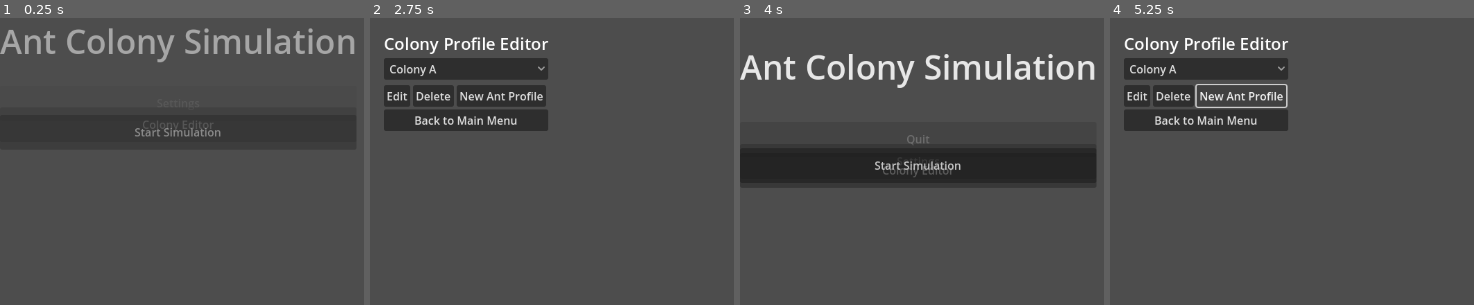
Above: before the commit, frames 1-4 (left to right).
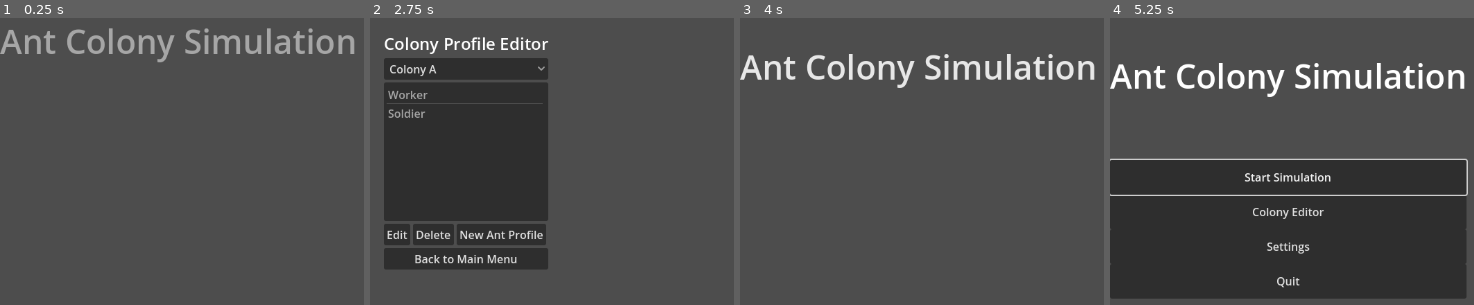
Above: after the commit, the same moments.

Repository: Ctharo/Ant-Colony-Simulation
Game: Godot game, scene res://main.tscn
Same seed, same stepped clock (60 frames per second), same inputs: the game is played once before the commit and once after it.
Inputs (mouse positions are in pixels of both pictures, inside the frame that each line leads up to):
- Up to frame 1 (0.25 s): no input
- Up to frame 2 (2.75 s): click (548, 181) at 0.5 s, where only the run before the commit has a clickable "Settings"; click "Settings" at 1.25 s; click "Colony Editor" at 2 s
- Up to frame 3 (4 s): click "Edit" at 2.75 s; click "Back to Main Menu" at 3.5 s
- Up to frame 4 (5.25 s): click "Colony Editor" at 4.25 s; click (1241, 95) at 5 s, where only the run before the commit has a clickable "New Ant Profile"

The runs differ from the first frame. In frame 1, 0.2% of the frame differs, in the area x 37-61%, y 38-42%; in frame 2, 22%; in frame 3, 12%; in frame 4, 59%, in the area x 0-99%, y 6-98%.

Commit message:
Some updates

Diff:
--- a/Data/DataManager.gd
+++ b/Data/DataManager.gd
@@ -89,12 +89,27 @@
 
 	save_data()
 
-func delete_ant_profile(colony_name: String, ant_name: String) -> void:
+func update_ant_profile(colony_name: String, updated_profile: Dictionary) -> void:
 	if colony_name in current_data["colonies"]:
 		var ant_profiles = current_data["colonies"][colony_name]["ant_profiles"]
-		ant_profiles = ant_profiles.filter(func(profile): return profile["name"] != ant_name)
-		current_data["colonies"][colony_name]["ant_profiles"] = ant_profiles
-		save_data()
+		var existing_index = ant_profiles.find(func(profile): return profile["name"] == updated_profile["name"])
+
+		if existing_index != -1:
+			ant_profiles[existing_index] = updated_profile
+			save_data()
+		else:
+			push_warning("Ant profile not found for updating: " + updated_profile["name"])
+	else:
+		push_warning("Colony not found: " + colony_name)
+
+func delete_ant_profile(colony_name: String, ant_name: String, index: int) -> void:
+	if colony_name in current_data["colonies"]:
+		var ant_profiles = current_data["colonies"][colony_name]["ant_profiles"]
+		if index >= 0 and index < ant_profiles.size():
+			ant_profiles.remove_at(index)
+			save_data()
+		else:
+			push_warning("Invalid index for ant profile deletion: " + str(index))
 	else:
 		push_warning("Attempted to delete ant profile from non-existent colony: " + colony_name)
 
--- /dev/null
+++ b/center_container.tscn
@@ -0,0 +1,48 @@
+[gd_scene format=3 uid="uid://qny2ngn3k2rd"]
+
+[node name="_CenterContainer_2" type="CenterContainer"]
+anchors_preset = 15
+anchor_right = 1.0
+anchor_bottom = 1.0
+
+[node name="_VBoxContainer_3" type="VBoxContainer" parent="."]
+layout_mode = 2
+
+[node name="_Label_4" type="Label" parent="_VBoxContainer_3"]
+layout_mode = 2
+theme_override_font_sizes/font_size = 48
+text = "Ant Colony Simulation"
+horizontal_alignment = 1
+
+[node name="_Control_5" type="Control" parent="_VBoxContainer_3"]
+layout_mode = 2
+size_flags_vertical = 3
+mouse_filter = 1
+
+[node name="_VBoxContainer_6" type="VBoxContainer" parent="_VBoxContainer_3"]
+layout_mode = 2
+alignment = 1
+
+[node name="_Button_7" type="Button" parent="_VBoxContainer_3/_VBoxContainer_6"]
+custom_minimum_size = Vector2(200, 50)
+layout_mode = 2
+size_flags_horizontal = 3
+text = "Quit"
+
+[node name="_Button_8" type="Button" parent="_VBoxContainer_3/_VBoxContainer_6"]
+custom_minimum_size = Vector2(200, 50)
+layout_mode = 2
+size_flags_horizontal = 3
+text = "Settings"
+
+[node name="_Button_9" type="Button" parent="_VBoxContainer_3/_VBoxContainer_6"]
+custom_minimum_size = Vector2(200, 50)
+layout_mode = 2
+size_flags_horizontal = 3
+text = "Colony Editor"
+
+[node name="_Button_10" type="Button" parent="_VBoxContainer_3/_VBoxContainer_6"]
+custom_minimum_size = Vector2(200, 50)
+layout_mode = 2
+size_flags_horizontal = 3
+text = "Start Simulation"
--- a/colony_editor/ColonyEditor.gd
+++ b/colony_editor/ColonyEditor.gd
@@ -8,17 +8,28 @@
 var back_button: Button
 var main_container: VBoxContainer
 var details_container: VBoxContainer
-
-var data_manager: DataManager = DataManager
-
+var edit_popup: Popup
+
+var data_manager: DataManager
 
 func _ready():
+	data_manager = DataManager
 	create_ui()
 	populate_colony_profiles()
+	print("UI created and populated")
+
+func _input(event):
+	if event.is_action_pressed("ui_cancel"):  # ESC key
+		if edit_popup and edit_popup.visible:
+			edit_popup.hide()
+		else:
+			_on_back_pressed()
 
 func create_ui():
+	# Main layout
 	main_container = VBoxContainer.new()
 	main_container.set_anchors_and_offsets_preset(Control.PRESET_FULL_RECT, Control.PRESET_MODE_MINSIZE, 20)
+	main_container.size_flags_horizontal = Control.SIZE_EXPAND_FILL
 	add_child(main_container)
 
 	var title = Label.new()
@@ -33,6 +44,7 @@
 
 	ant_profile_list = ItemList.new()
 	ant_profile_list.size_flags_vertical = Control.SIZE_EXPAND_FILL
+	ant_profile_list.custom_minimum_size = Vector2(0, 200)  # Set a minimum height
 	ant_profile_list.connect("item_selected", Callable(self, "_on_ant_profile_selected"))
 	main_container.add_child(ant_profile_list)
 
@@ -59,8 +71,21 @@
 	back_button.connect("pressed", Callable(self, "_on_back_pressed"))
 	main_container.add_child(back_button)
 
-func _on_back_pressed():
-	get_tree().change_scene_to_file("res://main.tscn")
+	# Create edit popup
+	create_edit_popup()
+
+func create_edit_popup():
+	edit_popup = Popup.new()
+	edit_popup.size = Vector2(400, 300)
+	add_child(edit_popup)
+
+	var popup_panel = Panel.new()
+	popup_panel.set_anchors_and_offsets_preset(Control.PRESET_FULL_RECT)
+	edit_popup.add_child(popup_panel)
+
+	details_container = VBoxContainer.new()
+	details_container.set_anchors_and_offsets_preset(Control.PRESET_FULL_RECT, Control.PRESET_MODE_MINSIZE, 20)
+	edit_popup.add_child(details_container)
 
 func populate_colony_profiles():
 	profile_dropdown.clear()
@@ -81,10 +106,14 @@
 	for ant_profile in ant_profiles:
 		ant_profile_list.add_item(ant_profile["name"])
 
+	print("Selected colony: ", selected_profile)
+	print("Ant profiles: ", ant_profiles)
+	print("Ant profile list item count: ", ant_profile_list.get_item_count())
+
 func _on_ant_profile_selected(index):
+	print("Ant profile selected: ", ant_profile_list.get_item_text(index))
 	edit_button.disabled = false
 	delete_button.disabled = false
-	show_ant_details(ant_profile_list.get_item_text(index))
 
 func _on_edit_pressed():
 	var selected_colony = profile_dropdown.get_item_text(profile_dropdown.selected)
@@ -93,7 +122,7 @@
 		push_warning("No ant profile selected for editing")
 		return
 	var selected_ant = ant_profile_list.get_item_text(selected_items[0])
-	edit_ant_profile(selected_colony, selected_ant)
+	show_ant_details(selected_colony, selected_ant)
 
 func _on_delete_pressed():
 	var selected_colony = profile_dropdown.get_item_text(profile_dropdown.selected)
@@ -102,22 +131,37 @@
 		push_warning("No ant profile selected for deletion")
 		return
 	var selected_ant = ant_profile_list.get_item_text(selected_items[0])
-	data_manager.delete_ant_profile(selected_colony, selected_ant)
+	var selected_index = selected_items[0]
+	data_manager.delete_ant_profile(selected_colony, selected_ant, selected_index)
 	_on_profile_selected(profile_dropdown.selected)
 
 func _on_new_profile_pressed():
+	var dialog = ConfirmationDialog.new()
+	dialog.title = "New Ant Profile"
+	var line_edit = LineEdit.new()
+	line_edit.set_anchors_and_offsets_preset(Control.PRESET_FULL_RECT)
+	dialog.add_child(line_edit)
+	add_child(dialog)
+
+	dialog.connect("confirmed", Callable(self, "_on_new_profile_confirmed").bind(line_edit))
+	dialog.popup_centered()
+
+func _on_new_profile_confirmed(line_edit: LineEdit):
+	var profile_name = line_edit.text.strip_edges()
+	if profile_name.is_empty():
+		push_warning("Profile name cannot be empty")
+		return
+
 	var selected_colony = profile_dropdown.get_item_text(profile_dropdown.selected)
-	var new_profile = data_manager.create_new_ant_profile("New Ant")
+	var new_profile = data_manager.create_new_ant_profile(profile_name)
 	data_manager.save_ant_profile(selected_colony, new_profile)
 	_on_profile_selected(profile_dropdown.selected)
 
-func show_ant_details(ant_name: String):
-	# Clear previous details
+func show_ant_details(colony_name: String, ant_name: String):
 	for child in details_container.get_children():
 		child.queue_free()
 
-	var selected_colony = profile_dropdown.get_item_text(profile_dropdown.selected)
-	var ant_profiles = data_manager.get_ant_profiles(selected_colony)
+	var ant_profiles = data_manager.get_ant_profiles(colony_name)
 	var ant_profile = ant_profiles.filter(func(profile): return profile["name"] == ant_name)
 
 	if ant_profile.is_empty():
@@ -136,9 +180,16 @@
 	stats_label.text = "Stats:"
 	details_container.add_child(stats_label)
 	for stat_name in ant_profile["stats"]:
-		var stat_label = Label.new()
-		stat_label.text = "  " + stat_name.capitalize() + ": " + str(ant_profile["stats"][stat_name])
-		details_container.add_child(stat_label)
+		var stat_container = HBoxContainer.new()
+		var stat_name_label = Label.new()
+		stat_name_label.text = stat_name.capitalize() + ":"
+		stat_container.add_child(stat_name_label)
+		var stat_value = SpinBox.new()
+		stat_value.min_value = 1
+		stat_value.max_value = 10
+		stat_value.value = ant_profile["stats"][stat_name]
+		stat_container.add_child(stat_value)
+		details_container.add_child(stat_container)
 
 	# Display behavior logic
 	var behavior_label = Label.new()
@@ -146,17 +197,36 @@
 	details_container.add_child(behavior_label)
 	for behavior in ant_profile["behavior_logic"]:
 		var behavior_item = Label.new()
-		behavior_item.text = "  Priority " + str(behavior["priority"]) + ": " + behavior["condition"] + " then " + behavior["action"]
+		behavior_item.text = "Priority " + str(behavior["priority"]) + ": " + behavior["condition"] + " then " + behavior["action"]
 		details_container.add_child(behavior_item)
 
-	# Animate main container to the left
-	var tween = create_tween()
-	tween.tween_property(main_container, "position:x", -main_container.size.x / 2, 0.5)
-
-	# Animate details container into view
-	tween.parallel().tween_property(details_container, "position:x", get_viewport_rect().size.x - details_container.size.x, 0.5)
-
-func edit_ant_profile(colony_name: String, ant_name: String):
-	# This is a placeholder for the edit functionality
-	push_warning("Edit functionality not yet implemented for " + ant_name + " from " + colony_name)
-	# TODO: Implement edit functionality
+	var save_button = Button.new()
+	save_button.text = "Save Changes"
+	save_button.connect("pressed", Callable(self, "_on_save_changes").bind(colony_name, ant_name))
+	details_container.add_child(save_button)
+
+	edit_popup.popup_centered()
+
+func _on_save_changes(colony_name: String, ant_name: String):
+	var updated_profile = {
+		"name": ant_name,
+		"stats": {},
+		"behavior_logic": []  # You might want to implement a way to edit behavior logic as well
+	}
+
+	for child in details_container.get_children():
+		if child is HBoxContainer:
+			var stat_name = child.get_child(0).text.to_lower().trim_suffix(":")
+			var stat_value = child.get_child(1).value
+			updated_profile["stats"][stat_name] = stat_value
+
+	# Preserve the original behavior logic
+	var original_profile = data_manager.get_ant_profiles(colony_name).filter(func(profile): return profile["name"] == ant_name)[0]
+	updated_profile["behavior_logic"] = original_profile["behavior_logic"]
+
+	data_manager.update_ant_profile(colony_name, updated_profile)
+	edit_popup.hide()
+	_on_profile_selected(profile_dropdown.selected)
+
+func _on_back_pressed():
+	get_tree().change_scene_to_file("res://main.tscn")
--- a/main.gd
+++ b/main.gd
@@ -11,8 +11,7 @@
 func create_ui():
 	# Create a centered container for all UI elements
 	var center_container = CenterContainer.new()
-	center_container.set_anchors_preset(Control.PRESET_FULL_RECT)
-	#center_container.set_anchors_and_offsets_preset(Control.PRESET_FULL_RECT)
+	center_container.set_anchors_and_offsets_preset(Control.PRESET_FULL_RECT)
 	add_child(center_container)
 
 	# Main vertical container
@@ -42,9 +41,6 @@
 	create_button("Colony Editor", button_container)
 	create_button("Start Simulation", button_container)
 
-
-
-
 func create_button(text: String, parent: Control) -> Button:
 	var button = Button.new()
 	button.text = text
@@ -66,6 +62,8 @@
 	tween.tween_property(title_label, "modulate:a", 1.0, 0.5)
 	tween.tween_property(title_label, "position:y", title_target_y, 0.5).from(title_label.position.y - 50)
 
+	await tween.finished
+
 	# Calculate initial button y-position based on the title's position
 	var initial_button_y = title_target_y + 80  # Adjust the offset as needed
 
@@ -77,8 +75,9 @@
 		var target_y = initial_button_y + (50 * (buttons.size() - 1 - i))
 
 		# Apply the animations with adjusted position
-		tween.tween_property(button, "modulate:a", 1.0, 0.5).set_delay(delay)
-		tween.tween_property(button, "position:y", target_y, 0.5).from(button.position.y).set_delay(delay)
+		tween = create_tween().set_parallel(true)
+		tween.tween_property(button, "modulate:a", 1.0, 0.3).set_delay(delay)
+		tween.tween_property(button, "position:y", target_y, 0.3).from(button.position.y).set_delay(delay)
 
 func _on_start_simulation_button_pressed():
 	push_warning("Start Simulation functionality not yet implemented")
--- a/main.tscn
+++ b/main.tscn
@@ -6,5 +6,3 @@
 layout_mode = 3
 anchors_preset = 0
 script = ExtResource("1_bu87y")
-
-[node name="AnimationPlayer" type="AnimationPlayer" parent="."]
--- a/project.godot
+++ b/project.godot
@@ -11,6 +11,7 @@
 [application]
 
 config/name="Ant Colony Simulation"
+config/tags=PackedStringArray("game", "sim")
 run/main_scene="res://main.tscn"
 config/features=PackedStringArray("4.2", "Forward Plus")
 config/icon="res://icon.svg"
